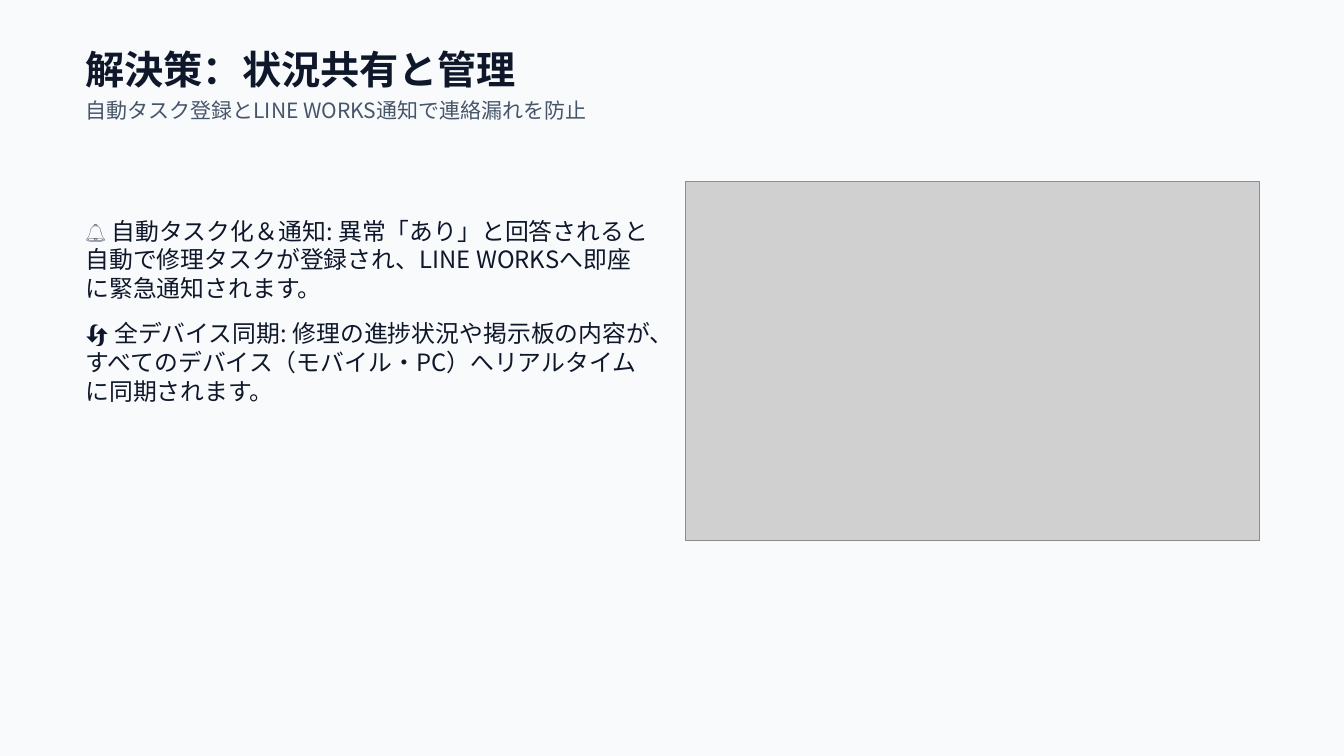
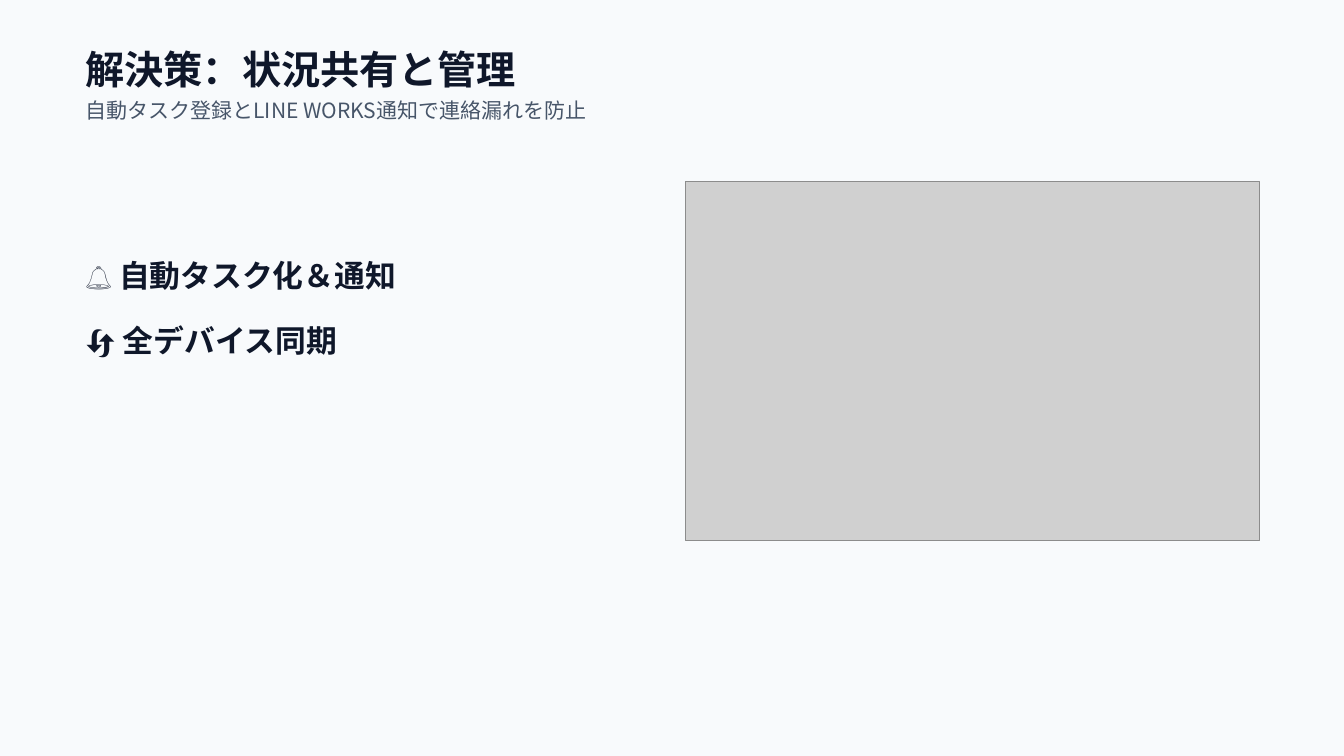
Before and after one commit to markjosephdsgatdula-dotcom/seibi-app-presentation, a slide deck: slide 7 of seibi_presentation.pptx. Drawn at 1344x756 pixels with LibreOffice and Linux fonts; fonts in the diff are those of the drawing; grey boxes stand for pictures. Boxes give left, top, right and bottom in pixels: in the first picture for what was removed or moved away, otherwise in the second. Text is boxed around its words. In the diff, an @@ line names an element or a change of style, - is before the commit and + after.

```diff
--- a/seibi_presentation.pptx
+++ b/seibi_presentation.pptx
@@ text at [119,261,396,355]: text changed; size 17 to 22 pt; bold on @@
-🔔 自動タスク化＆通知: 異常「あり」と回答されると自動で修理タスクが登録され、LINE WORKSへ即座に緊急通知されます。
-🔄 全デバイス同期: 修理の進捗状況や掲示板の内容が、すべてのデバイス（モバイル・PC）へリアルタイムに同期されます。
+🔔 自動タスク化＆通知
+🔄 全デバイス同期
```
Also in this commit, not shown: 7 other slides changed, 18 other files.
